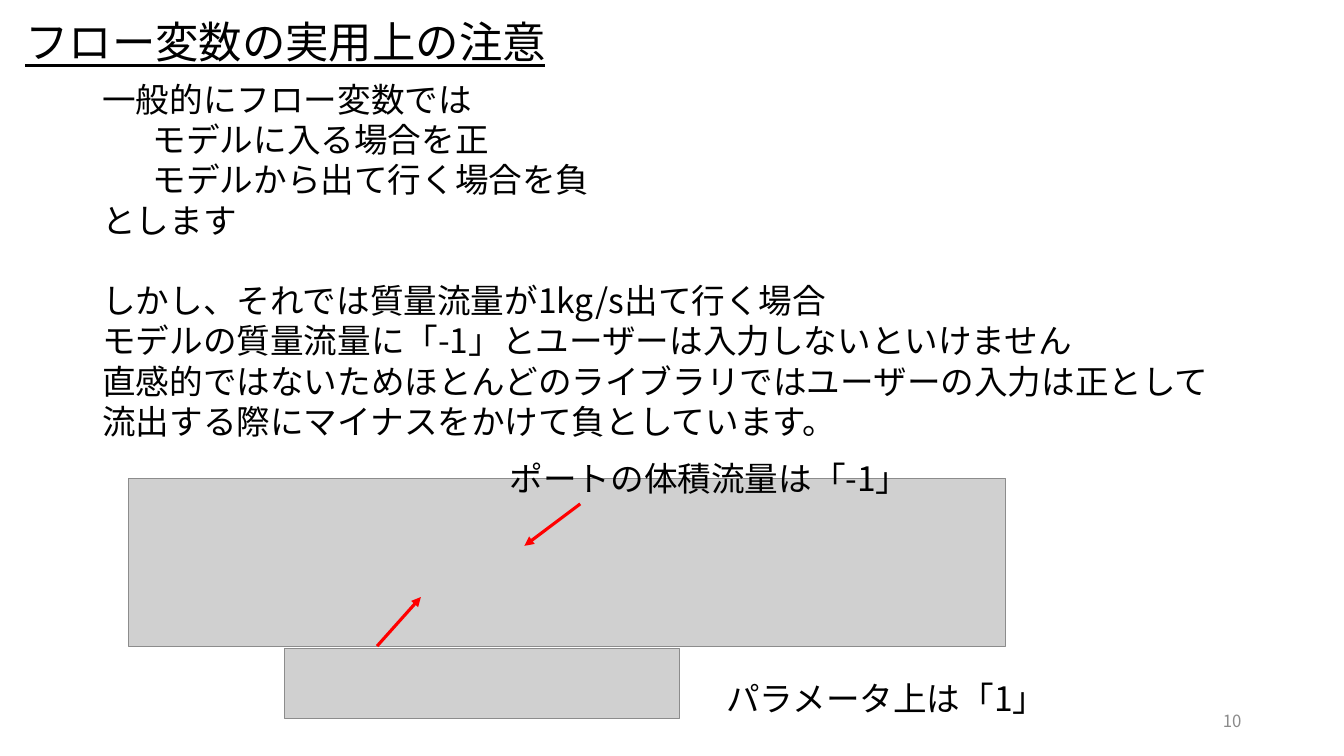
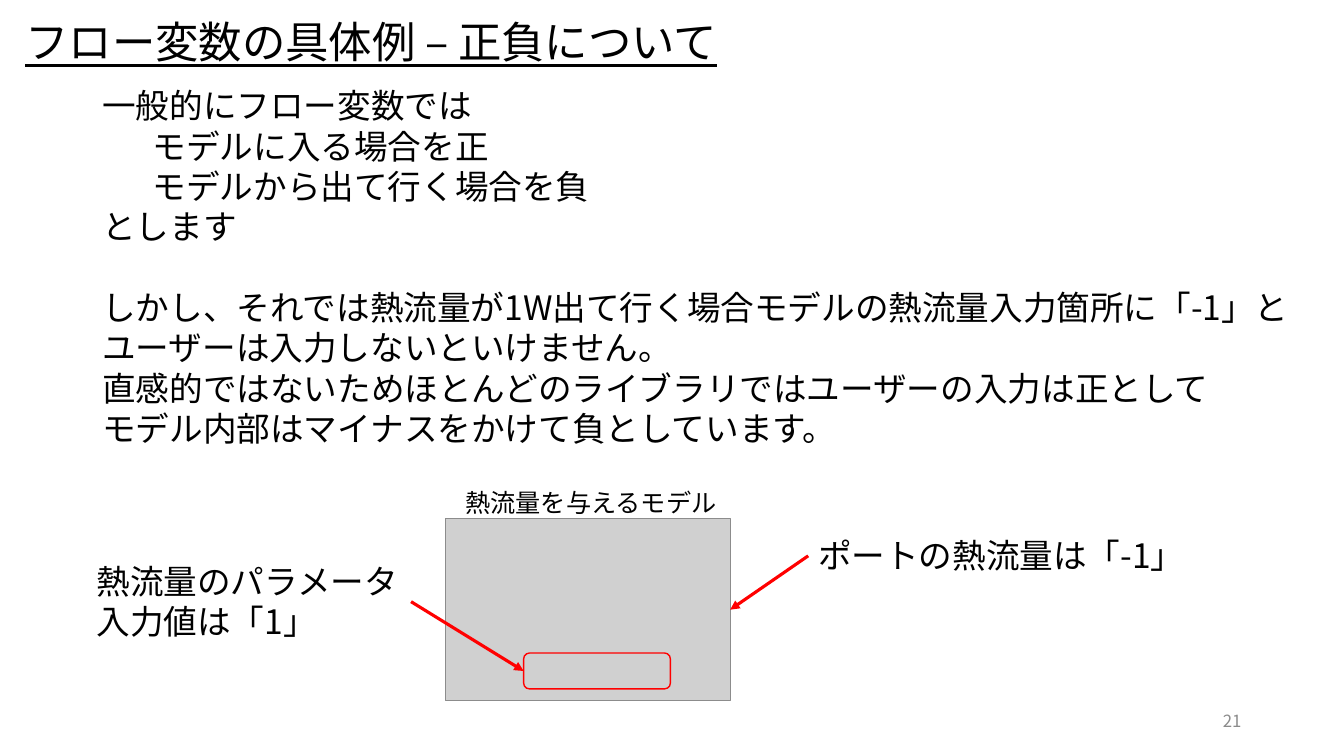
Before and after one commit to UedaShigenori/OpenModelica_Tutorials_Ja, a slide deck: slide 21 of Dev/7_PhysicsDomainModel/OpenModelica_Tutorials_7_PlantModel.pptx (slide 10 before the commit). Drawn at 1344x756 pixels with LibreOffice and Linux fonts; fonts in the diff are those of the drawing; grey boxes stand for pictures. Boxes give left, top, right and bottom in pixels: in the first picture for what was removed or moved away, otherwise in the second. Text is boxed around its words. In the diff, an @@ line names an element or a change of style, - is before the commit and + after.

Commit message:
作成中のプラントモデル資料をアップ

```diff
--- a/Dev/7_PhysicsDomainModel/OpenModelica_Tutorials_7_PlantModel.pptx
+++ b/Dev/7_PhysicsDomainModel/OpenModelica_Tutorials_7_PlantModel.pptx
@@ text at (25,21,717,67): text changed @@
-フロー変数の実用上の注意
+フロー変数の具体例 – 正負について
@@ text at (102,291,1288,363): text changed @@
-しかし、それでは質量流量が1kg/s出て行く場合
-モデルの質量流量に「-1」とユーザーは入力しないといけません
+しかし、それでは熱流量が1W出て行く場合モデルの熱流量入力箇所に「-1」とユーザーは入力しないといけません。
@@ text at (102,412,836,444): text changed @@
-流出する際にマイナスをかけて負としています。
+モデル内部はマイナスをかけて負としています。
@@ picture removed at (129,479,1006,646) @@
@@ text added at (465,490,716,514), 18 pt, text #000000 @@
+熱流量を与えるモデル
@@ picture added at (446,519,731,701) @@
@@ text at (818,539,1184,571): text changed @@
-ポートの体積流量は「-1」
+ポートの熱流量は「-1」
@@ text at (96,565,397,637): text changed @@
-パラメータ上は「1」
+熱流量のパラメータ入力値は「1」
@@ arrow added from (809, 556) to (730, 610), #FF0000 2.25 pt @@
@@ arrow removed from (377, 646) to (421, 597) @@
@@ arrow moved from (581, 504) - (524, 545) to (411, 602) - (523, 671) @@
@@ picture removed at (285,649,680,719) @@
@@ rounded rectangle added at (523,653,670,690), outline #FF0000 1 pt @@
@@ page number at (1223,714,1242,727): text changed @@
-10
+21
```
Also in this commit, not shown: 6 other slides changed, 60 slides added, 1 slide removed.
